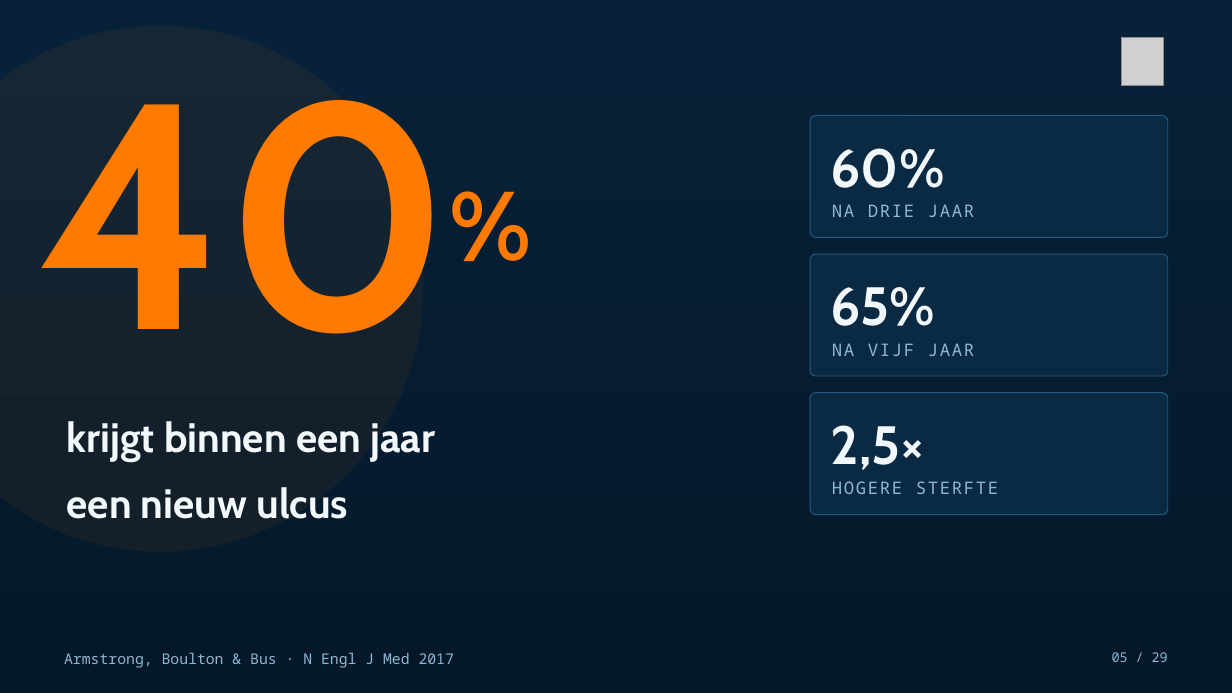
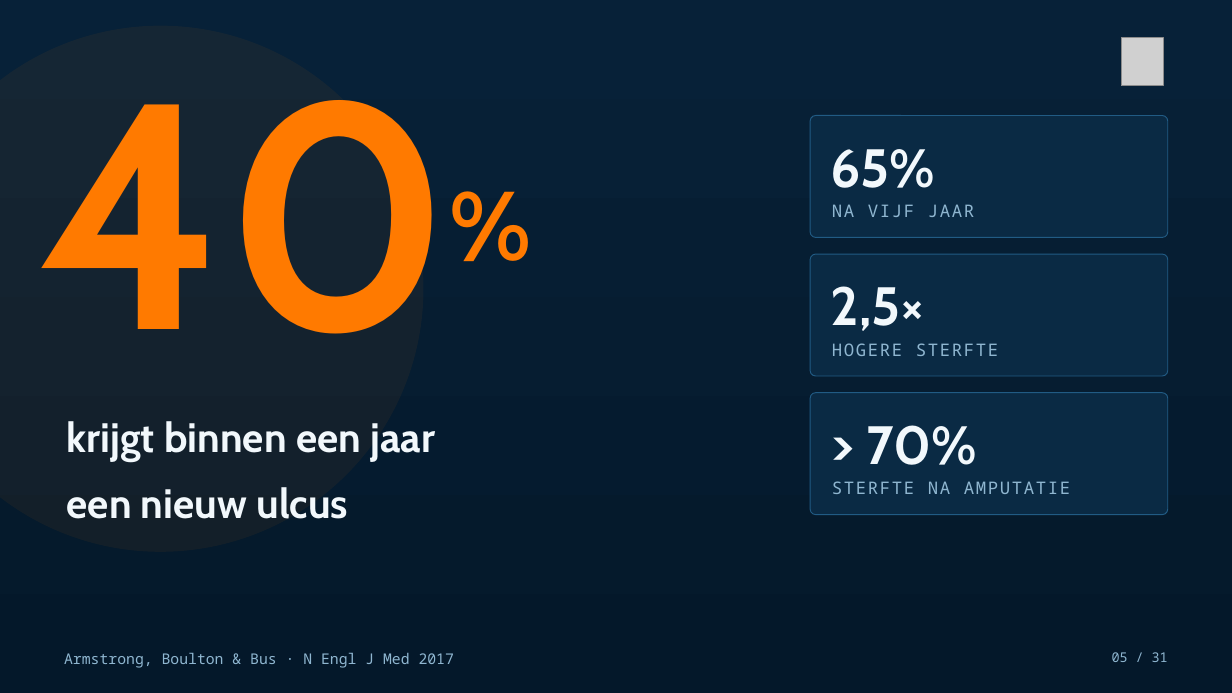
Before and after one commit to Dellfs/paradise-project, a slide deck: slide 5 of PARADISE_presentatie/PARADISE_congres.pptx. Drawn at 1232x693 pixels with LibreOffice and Linux fonts; fonts in the diff are those of the drawing; grey boxes stand for pictures. Boxes give left, top, right and bottom in pixels: in the first picture for what was removed or moved away, otherwise in the second. Text is boxed around its words. In the diff, an @@ line names an element or a change of style, - is before the commit and + after.

```diff
--- a/PARADISE_presentatie/PARADISE_congres.pptx
+++ b/PARADISE_presentatie/PARADISE_congres.pptx
@@ text at (x1=831, y1=149, x2=936, y2=188): text changed @@
-60%
+65%
@@ text at (x1=832, y1=204, x2=974, y2=217): text changed @@
-NA DRIE JAAR
+NA VIJF JAAR
@@ text at (x1=831, y1=286, x2=925, y2=331): text changed @@
-65%
+2,5×
@@ text at (x1=832, y1=343, x2=998, y2=356): text changed @@
-NA VIJF JAAR
+HOGERE STERFTE
@@ text at (x1=867, y1=425, x2=977, y2=465): text changed @@
-2,5×
+> 70%
@@ text at (x1=832, y1=481, x2=1070, y2=494): text changed @@
-HOGERE STERFTE
+STERFTE NA AMPUTATIE
@@ text at (x1=1112, y1=652, x2=1168, y2=662): text changed @@
-05 / 29
+05 / 31
```
Also in this commit, not shown: 25 other slides changed, 2 slides added, 8 other files.
